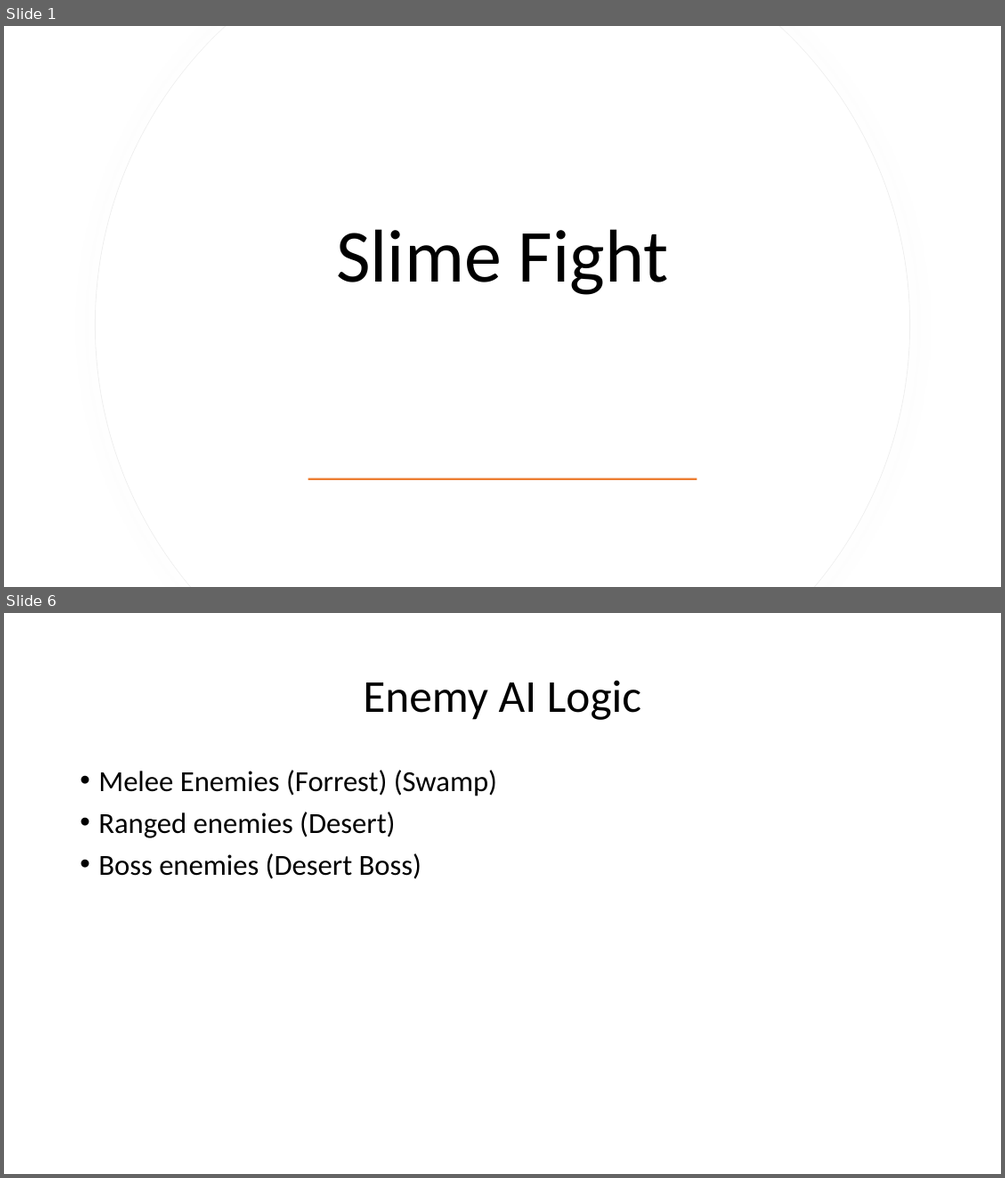
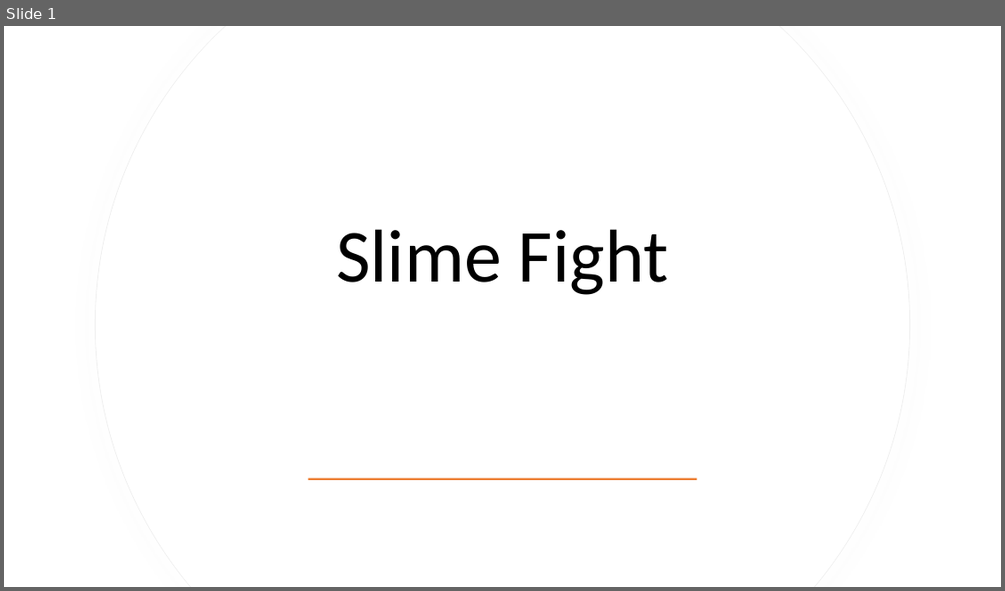
Before and after one commit to WilliamCheung2004/Slime-Fight-, a slide deck: Slime Fight.pptx. Shown one above the other, each under a label of ours: slides 1 and 6 before the commit, slide 1 after it; the slides between them are not shown. The pictures are 1005x1178 and 1005x591 pixels, drawn with LibreOffice and Linux fonts; fonts in the diff are those of the drawing. Boxes give left, top, right and bottom in pixels: in the first picture for what was removed or moved away, otherwise in the second. Text is boxed around its words. In the diff, an @@ line names an element or a change of style, - is before the commit and + after.

```diff
--- a/Slime Fight.pptx
+++ b/Slime Fight.pptx
@@ slide 6 removed at (4, 613, 1001, 1174), background #FFFFFF @@
@@ title removed at (363, 680, 641, 720) @@
-Enemy AI Logic
@@ text removed at (98, 770, 497, 879) @@
-• Melee Enemies (Forrest) (Swamp)
-• Ranged enemies (Desert)
-• Boss enemies (Desert Boss)
```
Also in this commit, not shown: 1 slide changed, 1 slide added, 4 other slides removed, 32 other files.
